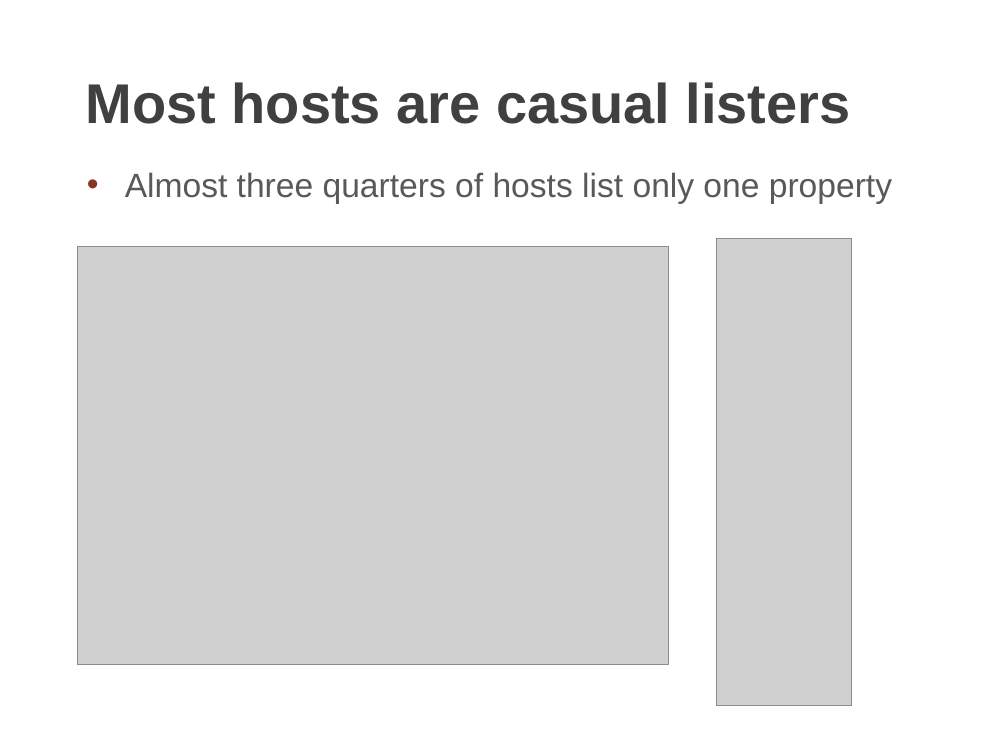
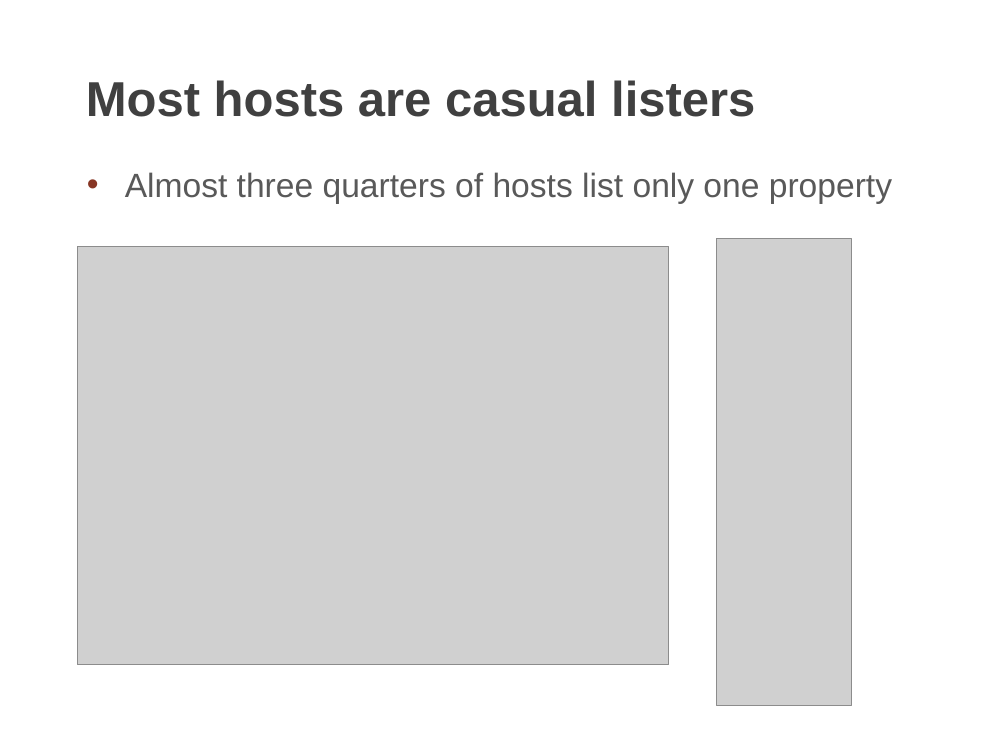
Before and after one commit to Dianaumd/project1, a slide deck: slide 10 of Project 2 Airbnb Analysis.pptx (slide 9 before the commit). Drawn at 1008x756 pixels with LibreOffice and Linux fonts; fonts in the diff are those of the drawing; grey boxes stand for pictures; background and template pictures are left out. Boxes give left, top, right and bottom in pixels: in the first picture for what was removed or moved away, otherwise in the second. Text is boxed around its words. In the diff, an @@ line names an element or a change of style, - is before the commit and + after.

```diff
--- a/Project 2 Airbnb Analysis.pptx
+++ b/Project 2 Airbnb Analysis.pptx
@@ title "Most hosts are casual listers" at <box>86,80,755,117</box>: size 40 to 35 pt @@
```
Also in this commit, not shown: 2 other slides changed, 1 slide added.
